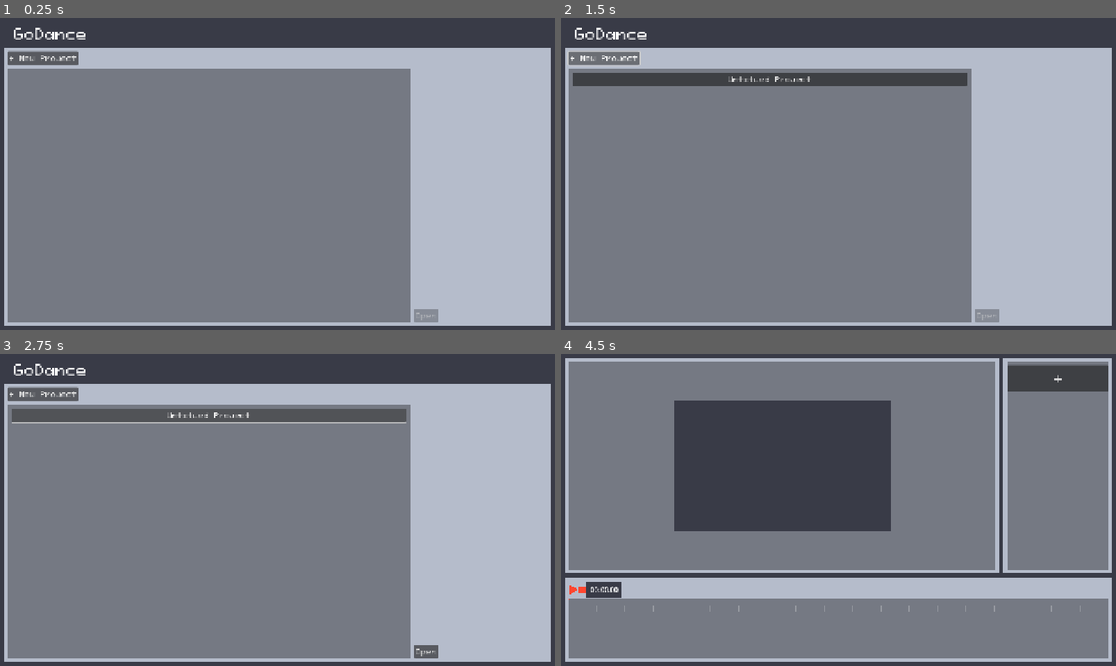
Above: before the commit, frames 1-4 (two rows, left to right).
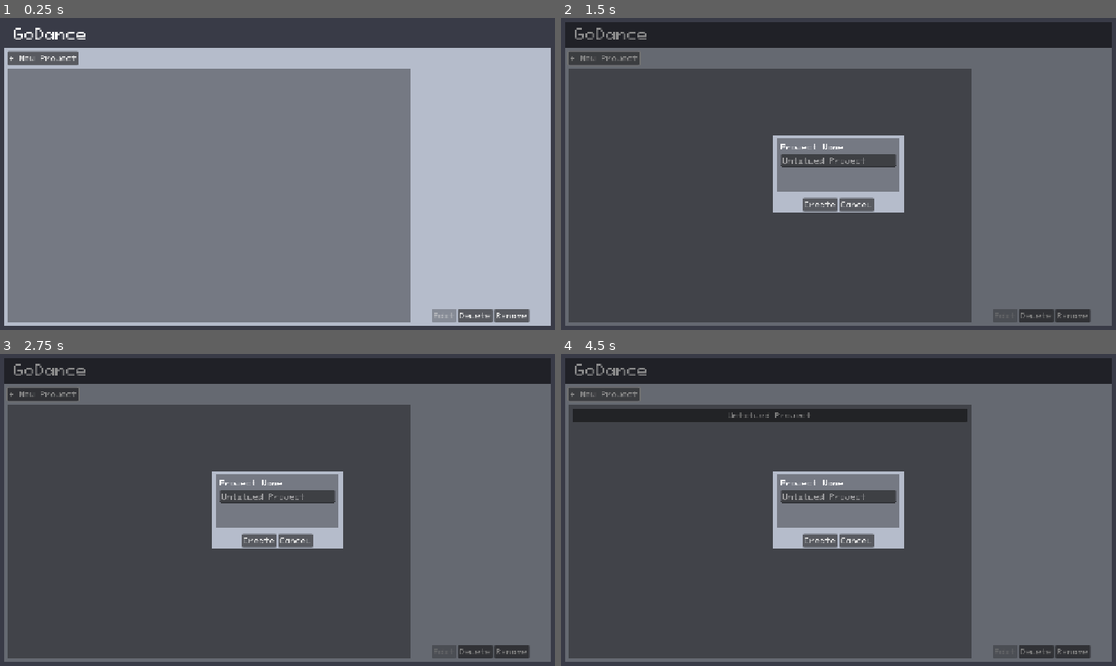
Above: after the commit, the same moments.

Repository: francis-poon/dance_formation_app
Game: Godot game, scene res://main.tscn
The game is run twice, just before and just after one commit, with the same random seed, the same clock (stepped at 60 frames per second) and the same inputs.
Inputs (mouse positions are in pixels of both pictures, inside the frame that each line leads up to):
- Up to frame 1 (0.25 s): no input
- Up to frame 2 (1.5 s): click (1071, 314) at 0.5 s, where only the run after the commit has a clickable "Rename"; click "+ New Project" at 1.25 s
- Up to frame 3 (2.75 s): click (210, 416) at 2 s, where only the run before the commit has a clickable "Untitled Project"
- Up to frame 4 (4.5 s): click (988, 650) at 2.75 s, where only the run before the commit has a clickable "Open"; click (821, 541) at 3.5 s, where only the run after the commit has a clickable "Create"; click (605, 394) at 4.25 s, where only the run after the commit has a clickable "+ New Project"

The runs differ from the first frame. In frame 1, 0.8% of the frame differs, in the area x 74-96%, y 93-98%; in frame 2, 90%, in the area x 0-100%, y 1-99%; in frame 3, 90%; in frame 4, 63%.

Commit message:
Added in project naming when creating project

Diff:
--- a/project_manager/project_manager.gd
+++ b/project_manager/project_manager.gd
@@ -31,8 +31,10 @@
 
 # ------------------------------------------------------------------------------
 ## Project add, modify, and delete
-func new_project():
+func new_project(project_name: String = ""):
 	var new_project: ProjectData = ProjectData.new()
+	if project_name != "":
+		new_project.name = project_name
 	add_project(new_project)
 	ResourceSaver.save(new_project, project_ref_dict[new_project.id].project_resource_path)
 
--- /dev/null
+++ b/project_selector/create_project_prompt.gd
@@ -0,0 +1,19 @@
+class_name CreateProjectPrompt
+extends Control
+
+signal create_project(project_name: String)
+signal cancel
+
+@export var _name_line_edit: LineEdit
+
+func open(project_name: String = ""):
+	show()
+	_name_line_edit.text = project_name
+
+func _on_create_button_pressed() -> void:
+	create_project.emit(_name_line_edit.text)
+	hide()
+
+func _on_cancel_button_pressed() -> void:
+	cancel.emit()
+	hide()
--- /dev/null
+++ b/project_selector/project_naming_prompt.gd
@@ -0,0 +1,19 @@
+class_name ProjectNamingPrompt
+extends Control
+
+signal name_project(project_name: String)
+
+@export var _name_line_edit: LineEdit
+
+func open(project_name: String = ""):
+	show()
+	_name_line_edit.text = project_name
+
+
+func _on_cancel_button_pressed() -> void:
+	hide()
+
+
+func _on_rename_button_pressed() -> void:
+	name_project.emit(_name_line_edit.text)
+	hide()
--- a/project_selector/project_selector.gd
+++ b/project_selector/project_selector.gd
@@ -5,6 +5,8 @@
 
 @export var _project_selection_holder: Control
 @export var _open_project_button: Button
+@export var _project_naming_prompt: ProjectNamingPrompt
+@export var _create_project_prompt: CreateProjectPrompt
 @export var _project_select_button_scene: PackedScene
 
 var _project_manager: ProjectManager
@@ -50,7 +52,7 @@
 
 func _on_new_project_button_pressed():
 	# Show new project screen with project name later on
-	_project_manager.new_project()
+	_create_project_prompt.open()
 
 func _on_delete_project_button_pressed():
 	pass
@@ -88,3 +90,15 @@
 			_add_project_select_button(project_id)
 		ProjectManager.UpdateMode.DELETE:
 			pass
+
+
+func _on_project_naming_prompt_name_project(project_name: String) -> void:
+	pass # Replace with function body.
+
+
+func _on_create_project_prompt_cancel() -> void:
+	pass # Replace with function body.
+
+
+func _on_create_project_prompt_create_project(project_name: String) -> void:
+	_project_manager.new_project(project_name)
--- a/project_selector/project_selector.tscn
+++ b/project_selector/project_selector.tscn
@@ -6,8 +6,10 @@
 [ext_resource type="FontFile" uid="uid://dig8d2l66j4yw" path="res://assets/fonts/Pixeloid_Font_0_5/OpenType (.otf)/PixeloidMono.otf" id="2_r3ht2"]
 [ext_resource type="PackedScene" uid="uid://ttbxotmbcls3" path="res://utils/gui/window.tscn" id="2_xnsdq"]
 [ext_resource type="Theme" uid="uid://d3ahh5vjw4na2" path="res://resources/themes/menu_button_theme.tres" id="5_anyo4"]
-
-[node name="ProjectSelector" type="Control" node_paths=PackedStringArray("_project_selection_holder", "_open_project_button")]
+[ext_resource type="Script" uid="uid://b3tthl52cto2k" path="res://project_selector/project_naming_prompt.gd" id="7_bgq6n"]
+[ext_resource type="Script" uid="uid://bv8vhpy56hf72" path="res://project_selector/create_project_prompt.gd" id="8_nsngd"]
+
+[node name="ProjectSelector" type="Control" node_paths=PackedStringArray("_project_selection_holder", "_open_project_button", "_project_naming_prompt", "_create_project_prompt")]
 layout_mode = 3
 anchors_preset = 15
 anchor_right = 1.0
@@ -16,7 +18,9 @@
 grow_vertical = 2
 script = ExtResource("1_r3ht2")
 _project_selection_holder = NodePath("MarginContainer/VBoxContainer/HBoxContainer/Window/MarginContainer/ColorRect/MarginContainer/ScrollContainer/VBoxContainer")
-_open_project_button = NodePath("MarginContainer/VBoxContainer/HBoxContainer/ColorRect/MarginContainer/OpenProjectButton")
+_open_project_button = NodePath("MarginContainer/VBoxContainer/HBoxContainer/ColorRect/MarginContainer/HBoxContainer/EditProjectButton")
+_project_naming_prompt = NodePath("MarginContainer/ProjectNamingPrompt")
+_create_project_prompt = NodePath("MarginContainer/CreateProjectPrompt")
 _project_select_button_scene = ExtResource("2_cemrp")
 
 [node name="ColorRect" type="ColorRect" parent="."]
@@ -125,14 +129,216 @@
 theme = ExtResource("1_r8jv2")
 theme_override_constants/margin_left = 0
 
-[node name="OpenProjectButton" type="Button" parent="MarginContainer/VBoxContainer/HBoxContainer/ColorRect/MarginContainer"]
+[node name="HBoxContainer" type="HBoxContainer" parent="MarginContainer/VBoxContainer/HBoxContainer/ColorRect/MarginContainer"]
+layout_mode = 2
+size_flags_horizontal = 4
+size_flags_vertical = 8
+
+[node name="EditProjectButton" type="Button" parent="MarginContainer/VBoxContainer/HBoxContainer/ColorRect/MarginContainer/HBoxContainer"]
 layout_mode = 2
 size_flags_horizontal = 0
 size_flags_vertical = 8
 theme = ExtResource("5_anyo4")
-text = "Open"
+text = "Edit"
+
+[node name="DeleteProjectButton" type="Button" parent="MarginContainer/VBoxContainer/HBoxContainer/ColorRect/MarginContainer/HBoxContainer"]
+layout_mode = 2
+size_flags_horizontal = 0
+size_flags_vertical = 8
+theme = ExtResource("5_anyo4")
+text = "Delete"
+
+[node name="RenameProjectButton" type="Button" parent="MarginContainer/VBoxContainer/HBoxContainer/ColorRect/MarginContainer/HBoxContainer"]
+layout_mode = 2
+size_flags_horizontal = 0
+size_flags_vertical = 8
+theme = ExtResource("5_anyo4")
+text = "Rename"
+
+[node name="ProjectNamingPrompt" type="Control" parent="MarginContainer" node_paths=PackedStringArray("_name_line_edit")]
+visible = false
+layout_mode = 2
+script = ExtResource("7_bgq6n")
+_name_line_edit = NodePath("VBoxContainer/Window/MarginContainer/MarginContainer/VBoxContainer/LineEdit")
+
+[node name="ColorRect" type="ColorRect" parent="MarginContainer/ProjectNamingPrompt"]
+layout_mode = 1
+anchors_preset = 15
+anchor_right = 1.0
+anchor_bottom = 1.0
+grow_horizontal = 2
+grow_vertical = 2
+color = Color(0, 0, 0, 0.443137)
+
+[node name="VBoxContainer" type="VBoxContainer" parent="MarginContainer/ProjectNamingPrompt"]
+layout_mode = 1
+anchors_preset = 8
+anchor_left = 0.5
+anchor_top = 0.5
+anchor_right = 0.5
+anchor_bottom = 0.5
+offset_left = -150.0
+offset_top = -90.0
+offset_right = 150.0
+offset_bottom = 90.0
+grow_horizontal = 2
+grow_vertical = 2
+theme_override_constants/separation = 0
+
+[node name="Window" parent="MarginContainer/ProjectNamingPrompt/VBoxContainer" instance=ExtResource("2_xnsdq")]
+z_index = 0
+custom_minimum_size = Vector2(300, 140)
+layout_mode = 2
+
+[node name="ColorRect" parent="MarginContainer/ProjectNamingPrompt/VBoxContainer/Window/MarginContainer" index="0"]
+z_index = 0
+z_as_relative = true
+
+[node name="MarginContainer" type="MarginContainer" parent="MarginContainer/ProjectNamingPrompt/VBoxContainer/Window/MarginContainer" index="1"]
+layout_mode = 2
+theme = ExtResource("1_r8jv2")
+
+[node name="VBoxContainer" type="VBoxContainer" parent="MarginContainer/ProjectNamingPrompt/VBoxContainer/Window/MarginContainer/MarginContainer"]
+layout_mode = 2
+
+[node name="Label" type="Label" parent="MarginContainer/ProjectNamingPrompt/VBoxContainer/Window/MarginContainer/MarginContainer/VBoxContainer"]
+layout_mode = 2
+theme_override_fonts/font = ExtResource("2_r3ht2")
+theme_override_font_sizes/font_size = 18
+text = "Project Name"
+vertical_alignment = 1
+
+[node name="LineEdit" type="LineEdit" parent="MarginContainer/ProjectNamingPrompt/VBoxContainer/Window/MarginContainer/MarginContainer/VBoxContainer"]
+layout_mode = 2
+theme_override_fonts/font = ExtResource("2_r3ht2")
+theme_override_font_sizes/font_size = 18
+placeholder_text = "Untitled Project"
+
+[node name="ColorRect" type="ColorRect" parent="MarginContainer/ProjectNamingPrompt/VBoxContainer"]
+custom_minimum_size = Vector2(0, 40)
+layout_mode = 2
+color = Color(0.709804, 0.737255, 0.796078, 1)
+
+[node name="MarginContainer" type="MarginContainer" parent="MarginContainer/ProjectNamingPrompt/VBoxContainer/ColorRect"]
+layout_mode = 1
+anchors_preset = 15
+anchor_right = 1.0
+anchor_bottom = 1.0
+grow_horizontal = 2
+grow_vertical = 2
+
+[node name="HBoxContainer" type="HBoxContainer" parent="MarginContainer/ProjectNamingPrompt/VBoxContainer/ColorRect/MarginContainer"]
+layout_mode = 2
+size_flags_horizontal = 4
+
+[node name="RenameButton" type="Button" parent="MarginContainer/ProjectNamingPrompt/VBoxContainer/ColorRect/MarginContainer/HBoxContainer"]
+layout_mode = 2
+theme = ExtResource("5_anyo4")
+text = "Rename"
+
+[node name="CancelButton" type="Button" parent="MarginContainer/ProjectNamingPrompt/VBoxContainer/ColorRect/MarginContainer/HBoxContainer"]
+layout_mode = 2
+theme = ExtResource("5_anyo4")
+text = "Cancel"
+
+[node name="CreateProjectPrompt" type="Control" parent="MarginContainer" node_paths=PackedStringArray("_name_line_edit")]
+visible = false
+layout_mode = 2
+script = ExtResource("8_nsngd")
+_name_line_edit = NodePath("VBoxContainer/Window/MarginContainer/MarginContainer/VBoxContainer/LineEdit")
+
+[node name="ColorRect" type="ColorRect" parent="MarginContainer/CreateProjectPrompt"]
+layout_mode = 1
+anchors_preset = 15
+anchor_right = 1.0
+anchor_bottom = 1.0
+grow_horizontal = 2
+grow_vertical = 2
+color = Color(0, 0, 0, 0.443137)
+
+[node name="VBoxContainer" type="VBoxContainer" parent="MarginContainer/CreateProjectPrompt"]
+layout_mode = 1
+anchors_preset = 8
+anchor_left = 0.5
+anchor_top = 0.5
+anchor_right = 0.5
+anchor_bottom = 0.5
+offset_left = -150.0
+offset_top = -90.0
+offset_right = 150.0
+offset_bottom = 90.0
+grow_horizontal = 2
+grow_vertical = 2
+theme_override_constants/separation = 0
+
+[node name="Window" parent="MarginContainer/CreateProjectPrompt/VBoxContainer" instance=ExtResource("2_xnsdq")]
+z_index = 0
+custom_minimum_size = Vector2(300, 140)
+layout_mode = 2
+
+[node name="ColorRect" parent="MarginContainer/CreateProjectPrompt/VBoxContainer/Window/MarginContainer" index="0"]
+z_index = 0
+z_as_relative = true
+
+[node name="MarginContainer" type="MarginContainer" parent="MarginContainer/CreateProjectPrompt/VBoxContainer/Window/MarginContainer" index="1"]
+layout_mode = 2
+theme = ExtResource("1_r8jv2")
+
+[node name="VBoxContainer" type="VBoxContainer" parent="MarginContainer/CreateProjectPrompt/VBoxContainer/Window/MarginContainer/MarginContainer"]
+layout_mode = 2
+
+[node name="Label" type="Label" parent="MarginContainer/CreateProjectPrompt/VBoxContainer/Window/MarginContainer/MarginContainer/VBoxContainer"]
+layout_mode = 2
+theme_override_fonts/font = ExtResource("2_r3ht2")
+theme_override_font_sizes/font_size = 18
+text = "Project Name"
+vertical_alignment = 1
+
+[node name="LineEdit" type="LineEdit" parent="MarginContainer/CreateProjectPrompt/VBoxContainer/Window/MarginContainer/MarginContainer/VBoxContainer"]
+layout_mode = 2
+theme_override_fonts/font = ExtResource("2_r3ht2")
+theme_override_font_sizes/font_size = 18
+placeholder_text = "Untitled Project"
+
+[node name="ColorRect" type="ColorRect" parent="MarginContainer/CreateProjectPrompt/VBoxContainer"]
+custom_minimum_size = Vector2(0, 40)
+layout_mode = 2
+color = Color(0.709804, 0.737255, 0.796078, 1)
+
+[node name="MarginContainer" type="MarginContainer" parent="MarginContainer/CreateProjectPrompt/VBoxContainer/ColorRect"]
+layout_mode = 1
+anchors_preset = 15
+anchor_right = 1.0
+anchor_bottom = 1.0
+grow_horizontal = 2
+grow_vertical = 2
+
+[node name="HBoxContainer" type="HBoxContainer" parent="MarginContainer/CreateProjectPrompt/VBoxContainer/ColorRect/MarginContainer"]
+layout_mode = 2
+size_flags_horizontal = 4
+
+[node name="CreateButton" type="Button" parent="MarginContainer/CreateProjectPrompt/VBoxContainer/ColorRect/MarginContainer/HBoxContainer"]
+layout_mode = 2
+theme = ExtResource("5_anyo4")
+text = "Create"
+
+[node name="CancelButton" type="Button" parent="MarginContainer/CreateProjectPrompt/VBoxContainer/ColorRect/MarginContainer/HBoxContainer"]
+layout_mode = 2
+theme = ExtResource("5_anyo4")
+text = "Cancel"
 
 [connection signal="pressed" from="MarginContainer/VBoxContainer/ColorRect/MarginContainer/NewProjectButton" to="." method="_on_new_project_button_pressed"]
-[connection signal="pressed" from="MarginContainer/VBoxContainer/HBoxContainer/ColorRect/MarginContainer/OpenProjectButton" to="." method="_on_project_open_pressed"]
+[connection signal="pressed" from="MarginContainer/VBoxContainer/HBoxContainer/ColorRect/MarginContainer/HBoxContainer/EditProjectButton" to="." method="_on_project_open_pressed"]
+[connection signal="pressed" from="MarginContainer/VBoxContainer/HBoxContainer/ColorRect/MarginContainer/HBoxContainer/DeleteProjectButton" to="." method="_on_project_open_pressed"]
+[connection signal="pressed" from="MarginContainer/VBoxContainer/HBoxContainer/ColorRect/MarginContainer/HBoxContainer/RenameProjectButton" to="." method="_on_project_open_pressed"]
+[connection signal="name_project" from="MarginContainer/ProjectNamingPrompt" to="." method="_on_project_naming_prompt_name_project"]
+[connection signal="pressed" from="MarginContainer/ProjectNamingPrompt/VBoxContainer/ColorRect/MarginContainer/HBoxContainer/RenameButton" to="MarginContainer/ProjectNamingPrompt" method="_on_rename_button_pressed"]
+[connection signal="pressed" from="MarginContainer/ProjectNamingPrompt/VBoxContainer/ColorRect/MarginContainer/HBoxContainer/CancelButton" to="MarginContainer/ProjectNamingPrompt" method="_on_cancel_button_pressed"]
+[connection signal="cancel" from="MarginContainer/CreateProjectPrompt" to="." method="_on_create_project_prompt_cancel"]
+[connection signal="create_project" from="MarginContainer/CreateProjectPrompt" to="." method="_on_create_project_prompt_create_project"]
+[connection signal="pressed" from="MarginContainer/CreateProjectPrompt/VBoxContainer/ColorRect/MarginContainer/HBoxContainer/CreateButton" to="MarginContainer/CreateProjectPrompt" method="_on_create_button_pressed"]
+[connection signal="pressed" from="MarginContainer/CreateProjectPrompt/VBoxContainer/ColorRect/MarginContainer/HBoxContainer/CancelButton" to="MarginContainer/CreateProjectPrompt" method="_on_cancel_button_pressed"]
 
 [editable path="MarginContainer/VBoxContainer/HBoxContainer/Window"]
+[editable path="MarginContainer/ProjectNamingPrompt/VBoxContainer/Window"]
+[editable path="MarginContainer/CreateProjectPrompt/VBoxContainer/Window"]
Not shown, added: project_selector/create_project_prompt.gd.uid
Not shown, added: project_selector/project_naming_prompt.gd.uid
Not shown: 1 places in project_selector/project_selector.tscn that only renumber resources
